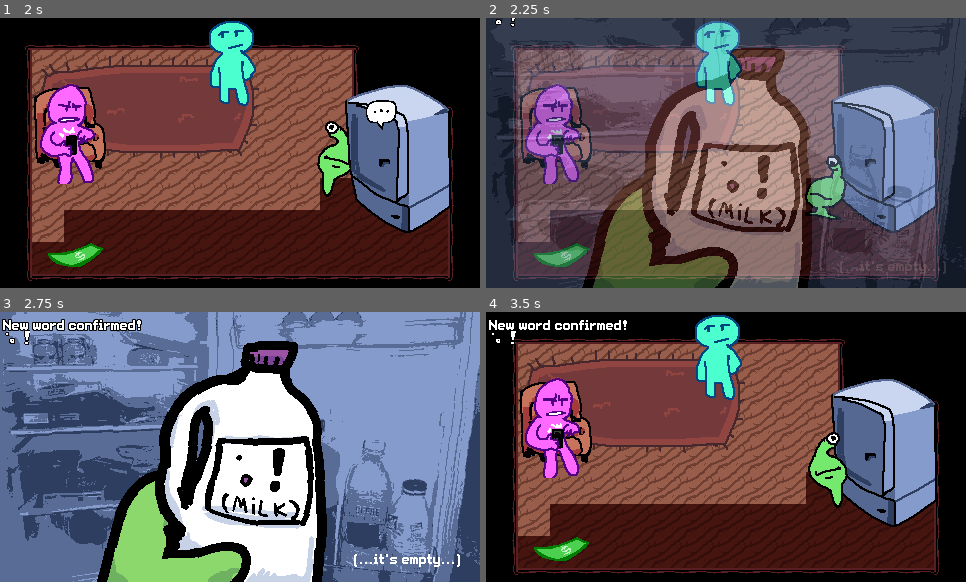
Above: before the commit, frames 1-4 (two rows, left to right).
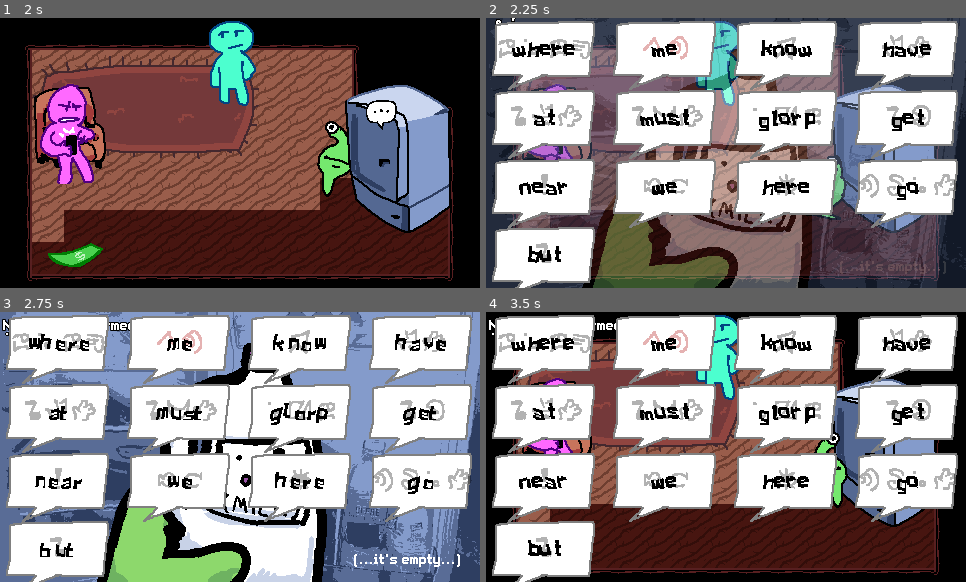
Above: after the commit, the same moments.

Repository: hryspider/GGJ-Committee-Team26
Game: Godot game, scene res://rooms/title_screen.tscn
Same seed, same stepped clock (60 frames per second), same inputs: the game is played once before the commit and once after it.
Inputs (mouse positions are in pixels of both pictures, inside the frame that each line leads up to):
- Up to frame 1 (2 s): click "Proceed" at 0.5 s; tap Enter at 1.25 s; move the mouse to (345, 139) at 1.27 s; hold D (right) from 1.28 s (still down); tap E (interact) at 1.35 s
- Up to frame 2 (2.25 s): move the mouse to (630, 166) at 2.02 s; release D (right) at 2.03 s; hold S (down) from 2.03 s (still down); click (630, 166) at 2.1 s
- Up to frame 3 (2.75 s): keep holding S (down); tap E (interact) at 2.3 s
- Up to frame 4 (3.5 s): move the mouse to (774, 387) at 2.77 s; release S (down) at 2.78 s; hold D (right) from 2.78 s (still down); tap Q (dictionary) at 2.85 s; tap E (interact) at 3.05 s

Frame 1 is identical in both runs. In frame 2, 55% of the frame differs, in the area x 1-99%, y 1-100%; in frame 3, 50%; in frame 4, 55%.

Commit message:
more talking mechanic setup

Diff:
--- a/globals/langauge_globals.gd
+++ b/globals/langauge_globals.gd
@@ -50,11 +50,11 @@
 
 # Called when the node enters the scene tree for the first time.
 func _ready() -> void:
-	mentioned_words += confirmed_words
 	for k in english_to_gleep.keys():
 		gleep_to_english[english_to_gleep[k]] = k
 	for w in initial_words:
 		confirmed_words.append(english_to_gleep[w])
+	mentioned_words += confirmed_words
 
 func get_player_guess(gleep) -> String:
 	if player_dictionary.has(gleep): return player_dictionary[gleep]
--- a/objects/npc.gd
+++ b/objects/npc.gd
@@ -25,6 +25,7 @@
 		player.can_move = false
 		talking = true
 		emit_signal("talk")
+		LangaugeGlobals.spawn_talk_selector()
 
 func play(anim):
 	animated_sprite_2d.play(anim)
@@ -39,7 +40,6 @@
 func finished_dialog():
 	talking = false
 	get_tree().get_first_node_in_group("player").can_move = true
-	LangaugeGlobals.spawn_talk_selector()
 
 
 func _on_dialog_manager_pink_finished() -> void:
